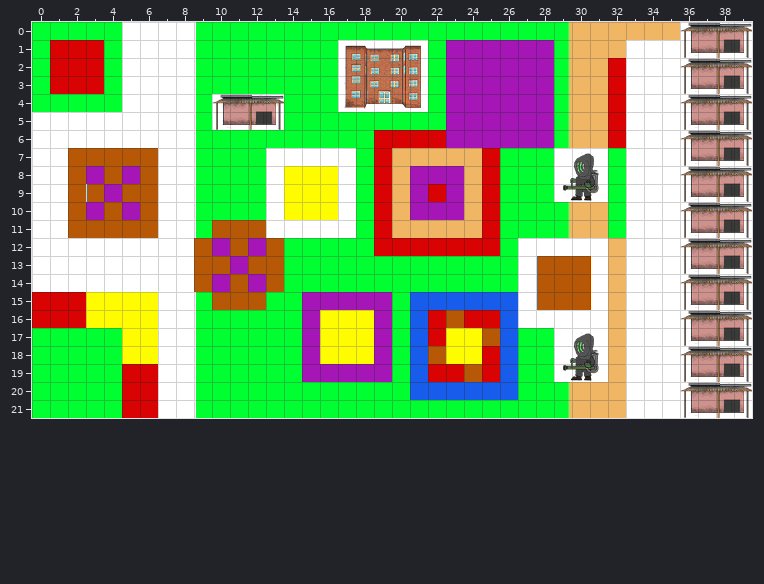
Tiled map -- assets/tiles/Level_01.tmx. The picture above is the old version.
Cells are 32x32 px. Shown: x 0..39, y 0..21.
New version:
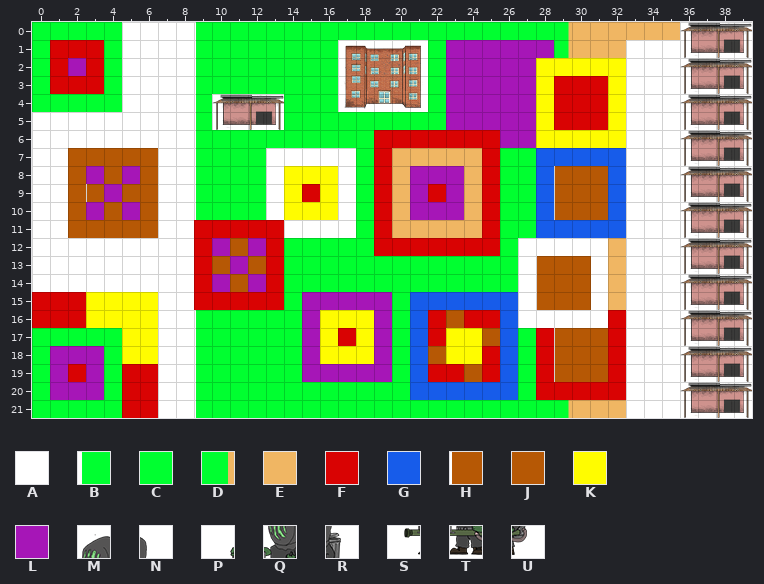
Key: from "Terra Defender": A 5, B 9, C 10, D 29, E 30, F 41, G 194, H 323, J 324, K 334, L 341; from "TerraMapTest": M 167, N 168, P 206, Q 207, R 208, S 246, T 247, U 248.
_ is an empty cell, . an unchanged one.
Difference:
--- layer "Background"
@@ x 1..32 @@
- 2 .F.........................LDEEF
- 3 ...........................LDEEF
- 4 ...........................LDEEF
- 5 ...........................LDEEF
- 6 ......................LLL..LDEEF
- 7 ...........................CAMNC
- 8 ...........................CPQRC
- 9 ..............K............CSTUC
-10 ...........................CDEEC
-11 ........BJJJA..............CDEEC
-12 ........J...J...................
-13 ........J...J...................
-14 ........J...J...................
-15 ........BJJJC...................
-16 ...............................E
-17 ................K..........CAMNE
-18 CCC........................CPQRE
-19 CCC........................CSTUE
-20 CCC........................CDEEE
+ 2 .L.........................KKKKK
+ 3 ...........................KFFFK
+ 4 ...........................KFFFK
+ 5 ...........................KFFFK
+ 6 ......................FFF..KKKKK
+ 7 ...........................GGGGG
+ 8 ...........................GHJJG
+ 9 ..............F............GHJJG
+10 ...........................GHJJG
+11 ........FFFFF..............GGGGG
+12 ........F...F...................
+13 ........F...F...................
+14 ........F...F...................
+15 ........FFFFF...................
+16 ...............................F
+17 ................F..........FHJJF
+18 LLL........................FHJJF
+19 LFL........................FHJJF
+20 LLL........................FFFFF
Boxes around the changes in both pictures, in picture pixels (x1, y1, x2, y2):
changed: (68, 58, 86, 76)
changed: (536, 58, 626, 238)
changed: (446, 130, 500, 148)
changed: (302, 184, 320, 202)
changed: (194, 220, 284, 310)
changed: (536, 310, 626, 400)
changed: (338, 328, 356, 346)
changed: (50, 346, 104, 400)
